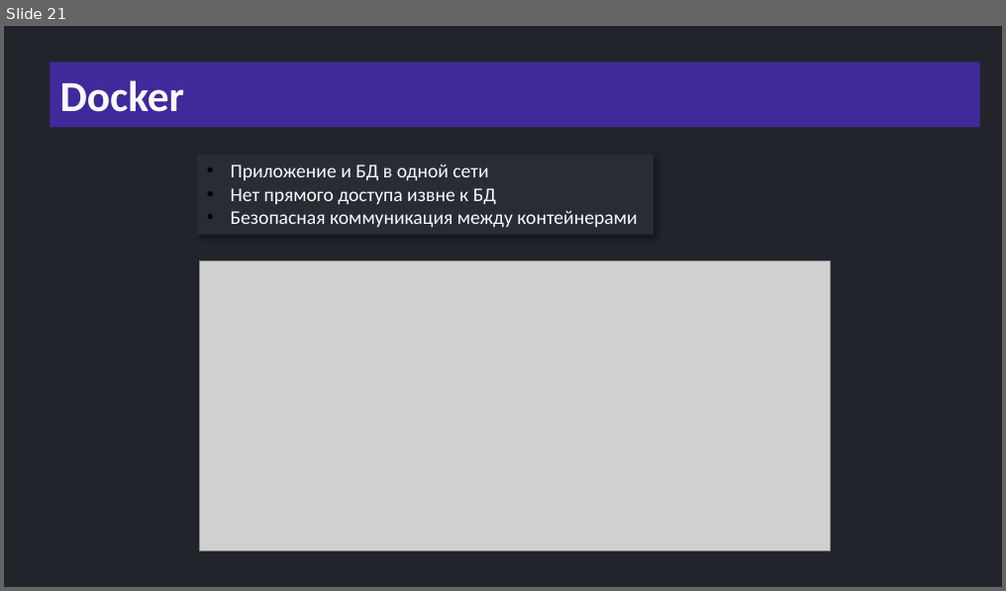
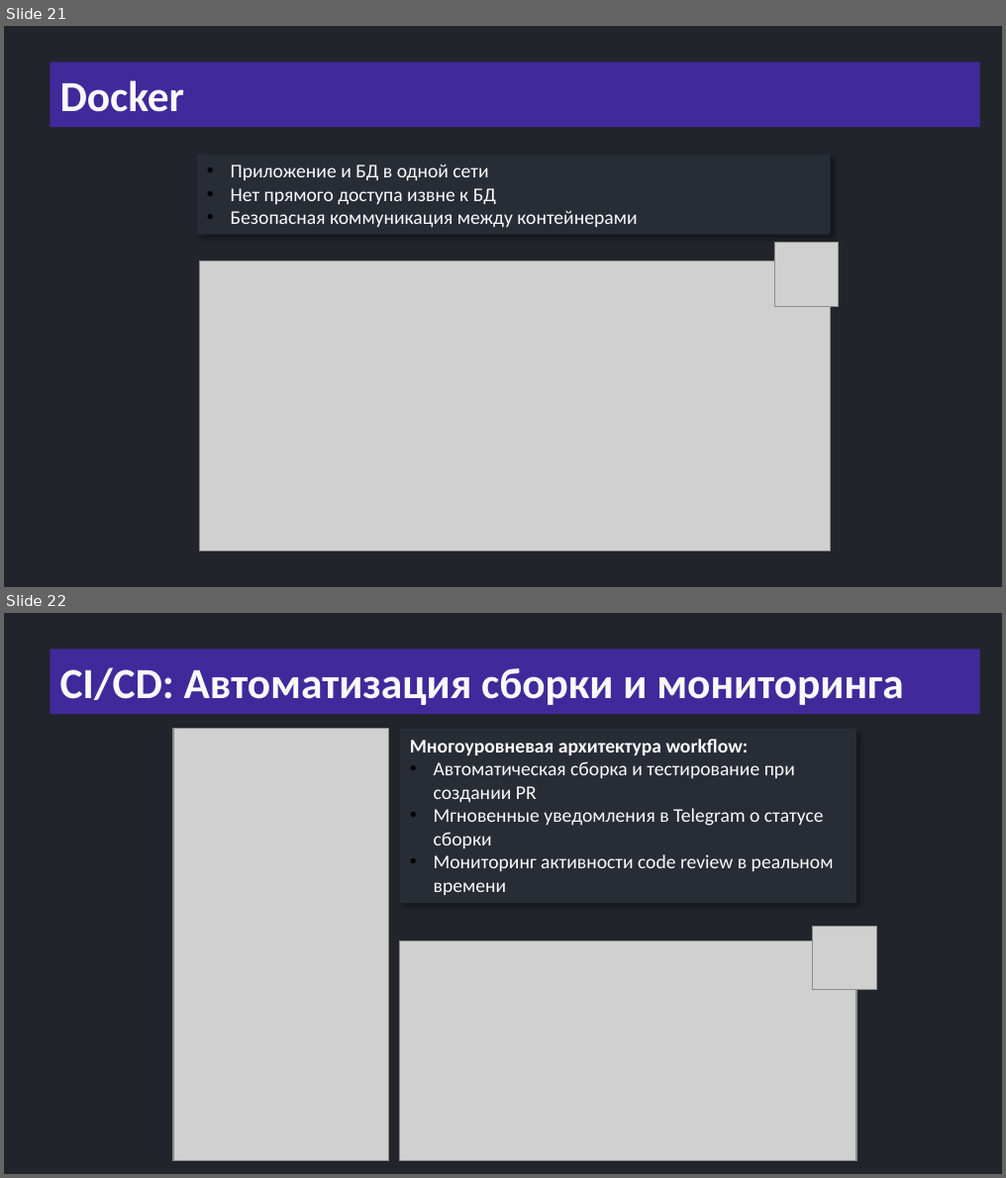
Before and after one commit to semusv/Bank_analyzer, a slide deck: bank_analyzer.pptx. Shown one above the other, each under a label of ours: slide 21 before the commit, slides 21 and 22 after it. The pictures are 1006x591 and 1006x1178 pixels, drawn with LibreOffice and Linux fonts; fonts in the diff are those of the drawing; grey boxes stand for pictures. Boxes give left, top, right and bottom in pixels: in the first picture for what was removed or moved away, otherwise in the second. Text is boxed around its words. In the diff, an @@ line names an element or a change of style, - is before the commit and + after.

```diff
--- a/bank_analyzer.pptx
+++ b/bank_analyzer.pptx
@@ slide 22 added at box(4, 613, 1002, 1174), background #21252B @@
@@ title added at box(50, 649, 980, 714), fill #40299B, 31 pt, text #F9FAFB, bold @@
+CI/CD: Автоматизация сборки и мониторинга
@@ picture added at box(173, 729, 389, 1160) @@
@@ rectangle added at box(400, 729, 856, 903), fill #282C34, 14 pt, text #F9FAFB @@
+Многоуровневая архитектура workflow:
+• Автоматическая сборка и тестирование при создании PR
+• Мгновенные уведомления в Telegram о статусе сборки
+• Мониторинг активности code review в реальном времени
@@ picture added at box(812, 927, 876, 990) @@
@@ picture added at box(400, 942, 856, 1160) @@
@@ slide 21 changed as well @@
@@ rectangle "Приложение и БД в одной ...": place and size @@
-rectangle "Приложение и БД в одной ..." at box(197, 154, 652, 235)
+rectangle "Приложение и БД в одной ..." at box(197, 154, 831, 235)
@@ picture added at box(774, 243, 839, 306) @@
```
Also in this commit, not shown: 21 other slides changed, 2 other slides added, 35 slides removed, 14 other files.
